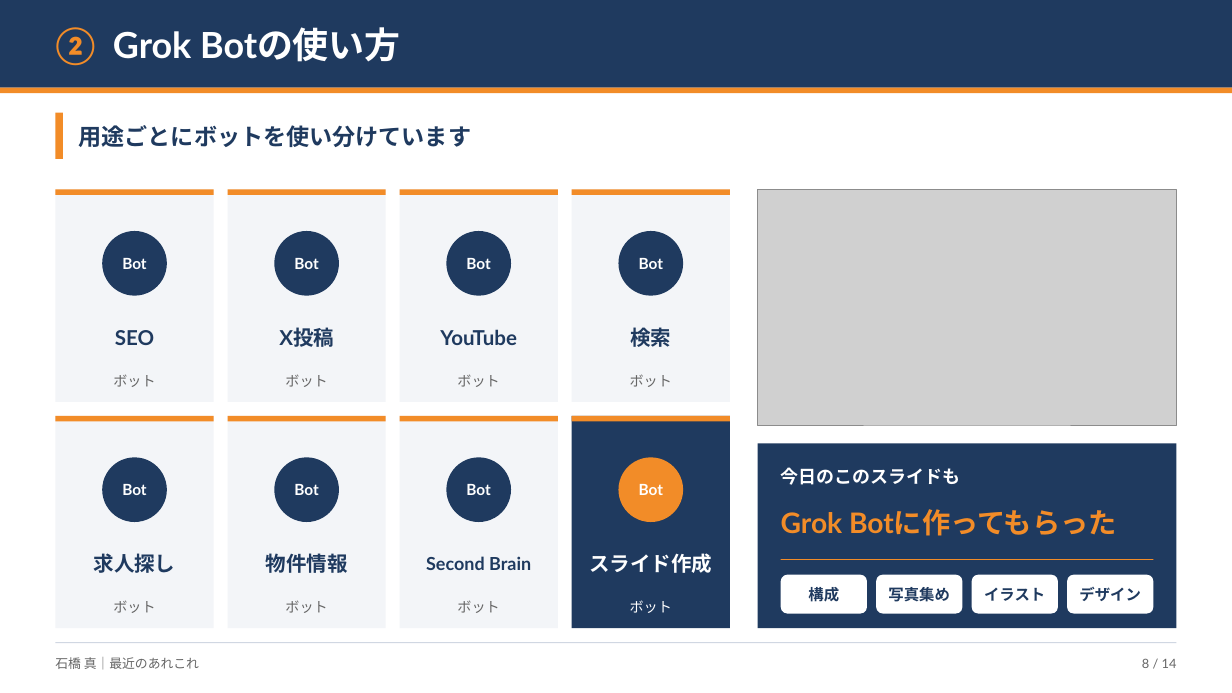
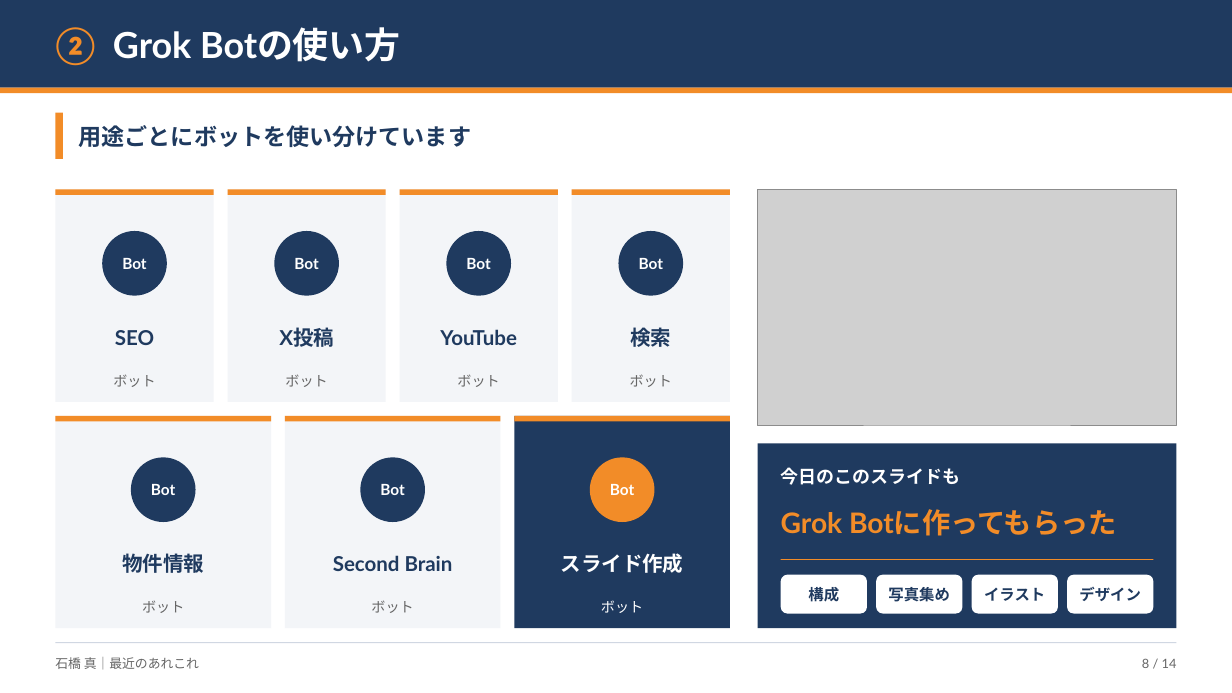
Before and after one commit to ishibashm/portfolio, a slide deck: slide 8 of slides-site/public/presentation.pptx. Drawn at 1232x693 pixels with LibreOffice and Linux fonts; fonts in the diff are those of the drawing; grey boxes stand for pictures. Boxes give left, top, right and bottom in pixels: in the first picture for what was removed or moved away, otherwise in the second. Text is boxed around its words. In the diff, an @@ line names an element or a change of style, - is before the commit and + after.

```diff
--- a/slides-site/public/presentation.pptx
+++ b/slides-site/public/presentation.pptx
@@ rectangle: place and size @@
-rectangle at box(55, 416, 213, 628)
+rectangle at box(55, 416, 271, 628)
@@ rectangle: place and size @@
-rectangle at box(55, 416, 213, 421)
+rectangle at box(55, 416, 271, 421)
@@ rectangle: place and size @@
-rectangle at box(227, 416, 385, 628)
+rectangle at box(285, 416, 500, 628)
@@ rectangle: place and size @@
-rectangle at box(227, 416, 385, 421)
+rectangle at box(285, 416, 500, 421)
@@ rectangle: place and size @@
-rectangle at box(400, 416, 558, 421)
+rectangle at box(515, 416, 730, 421)
@@ rectangle: place and size @@
-rectangle at box(400, 416, 558, 628)
+rectangle at box(515, 416, 730, 628)
@@ rectangle at box(515, 416, 730, 628): fill #F3F5F8 to #1F3A5F @@
@@ rectangle removed at box(572, 416, 730, 628) @@
@@ rectangle removed at box(572, 416, 730, 421) @@
@@ ellipse "Bot": place and size @@
-ellipse "Bot" at box(103, 457, 167, 522)
+ellipse "Bot" at box(131, 457, 196, 522)
@@ ellipse "Bot": place and size @@
-ellipse "Bot" at box(274, 457, 339, 522)
+ellipse "Bot" at box(360, 457, 425, 522)
@@ ellipse "Bot": place and size @@
-ellipse "Bot" at box(446, 457, 511, 522)
+ellipse "Bot" at box(590, 457, 654, 522)
@@ ellipse "Bot" at box(590, 457, 654, 522): fill #1F3A5F to #F28C28 @@
@@ ellipse removed at box(618, 457, 683, 522) @@
-Bot
@@ text "物件情報": place and size @@
-text "物件情報" at box(266, 553, 348, 573)
+text "物件情報" at box(122, 553, 204, 573)
@@ text "Second Brain": place and size @@
-text "Second Brain" at box(426, 556, 531, 570)
+text "Second Brain" at box(333, 555, 453, 571)
@@ text "Second Brain" at box(333, 555, 453, 571): size 14 to 16 pt @@
@@ text "スライド作成": place and size @@
-text "スライド作成" at box(589, 553, 712, 573)
+text "スライド作成" at box(561, 553, 684, 573)
@@ text removed at box(94, 553, 176, 573) @@
-求人探し
@@ text "ボット": place and size @@
-text "ボット" at box(113, 600, 155, 613)
+text "ボット" at box(142, 601, 184, 613)
@@ text "ボット": place and size @@
-text "ボット" at box(285, 600, 327, 613)
+text "ボット" at box(371, 600, 413, 613)
@@ text "ボット": place and size @@
-text "ボット" at box(457, 600, 499, 613)
+text "ボット" at box(601, 600, 643, 613)
@@ text "ボット" at box(601, 600, 643, 613): text colour #666666 to #FFFFFF @@
@@ text removed at box(630, 600, 672, 613) @@
-ボット
```
Also in this commit, not shown: 24 other files.
